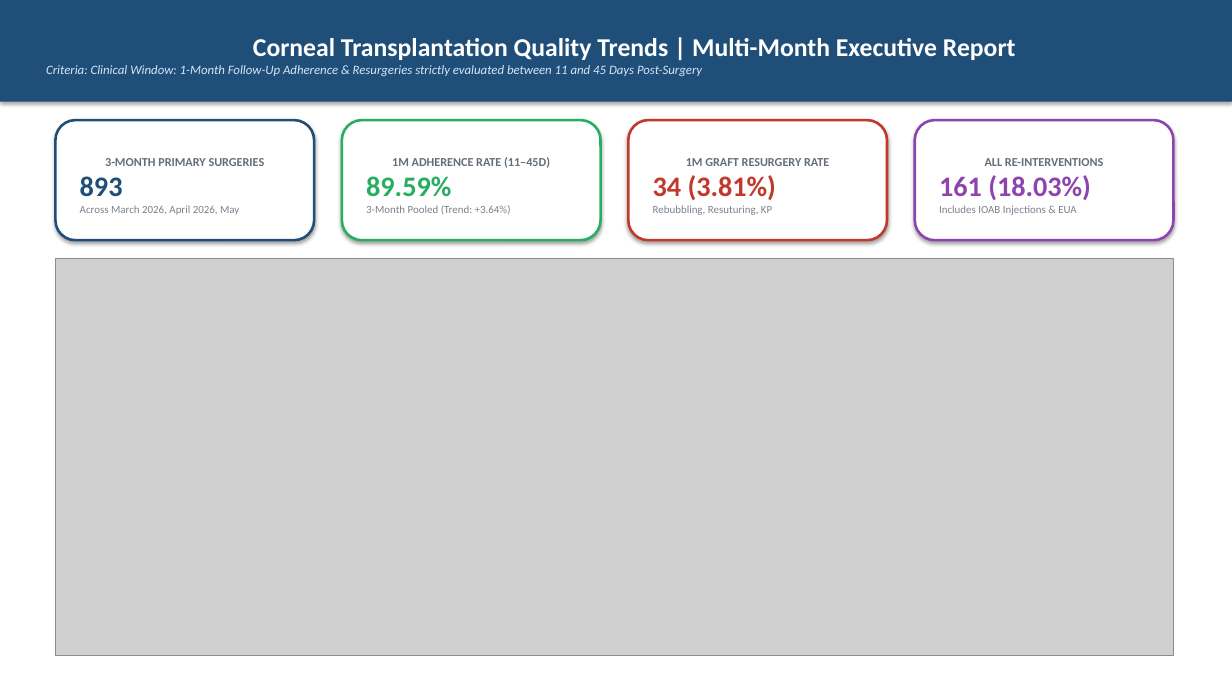
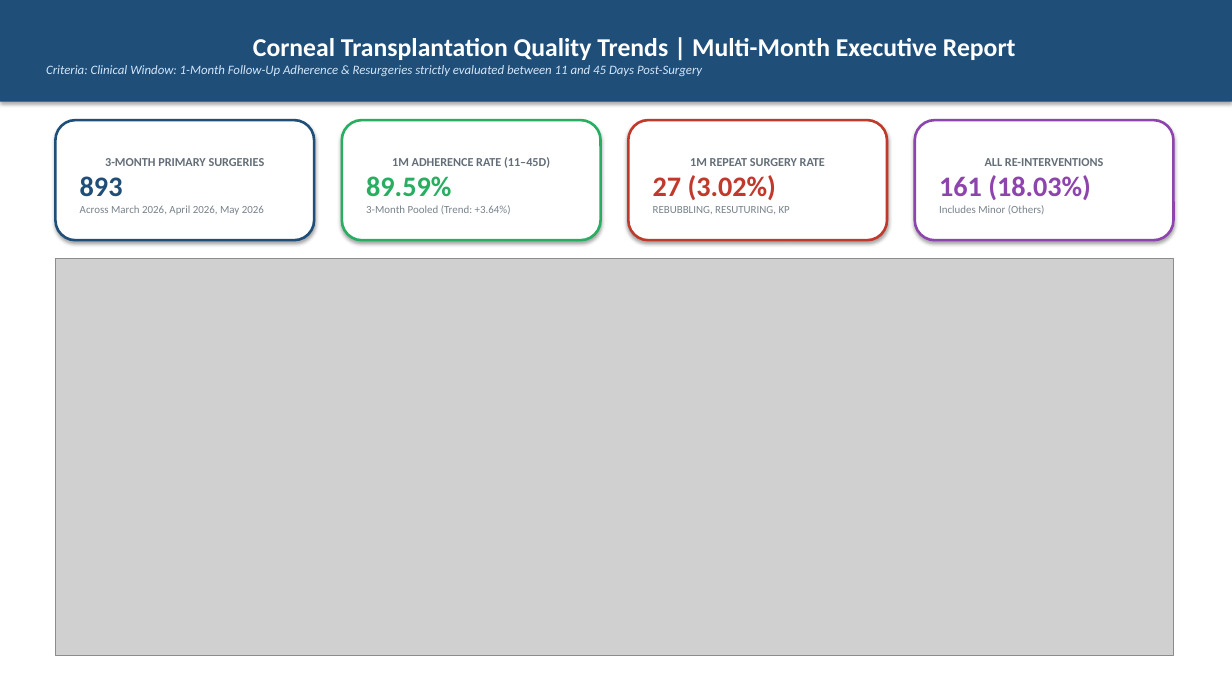
Before and after one commit to MohammadFarhan-git/Morbidity, a slide deck: slide 1 of Multi_Month_Trend_Report.pptx. Drawn at 1232x693 pixels with LibreOffice and Linux fonts; fonts in the diff are those of the drawing; grey boxes stand for pictures. Boxes give left, top, right and bottom in pixels: in the first picture for what was removed or moved away, otherwise in the second. Text is boxed around its words. In the diff, an @@ line names an element or a change of style, - is before the commit and + after.

Commit message:
feat: align repeat surgery logic in trend analysis with morbidity analysis clean
- Standardize repeat surgery categories to exactly match morbidity analysis clean:
  REBUBBLING, WOUND_RESUTURING, KP, and Others
- Classify REBUBBLING, WOUND_RESUTURING, and KP as real repeat surgeries; Others as minor/supportive procedures
- Update Table 4 (Resurgery Breakdown), Table 5, Table 6, and PPTX charts to show clean breakdown
- Synchronize app.py and multi_month_trend_analysis.ipynb
- Regenerate sample Multi_Month_Trend_Report.pptx

```diff
--- a/Multi_Month_Trend_Report.pptx
+++ b/Multi_Month_Trend_Report.pptx
@@ text in rounded rectangle at bbox=[653, 158, 825, 214]: text changed @@
-1M GRAFT RESURGERY RATE
-34 (3.81%)
-Rebubbling, Resuturing, KP
+1M REPEAT SURGERY RATE
+27 (3.02%)
+REBUBBLING, RESUTURING, KP
@@ text in rounded rectangle at bbox=[80, 205, 264, 215]: text changed @@
-Across March 2026, April 2026, May
+Across March 2026, April 2026, May 2026
@@ text in rounded rectangle at bbox=[939, 205, 1045, 214]: text changed @@
-Includes IOAB Injections & EUA
+Includes Minor (Others)
```
Also in this commit, not shown: 1 other slide changed, 2 other files.
